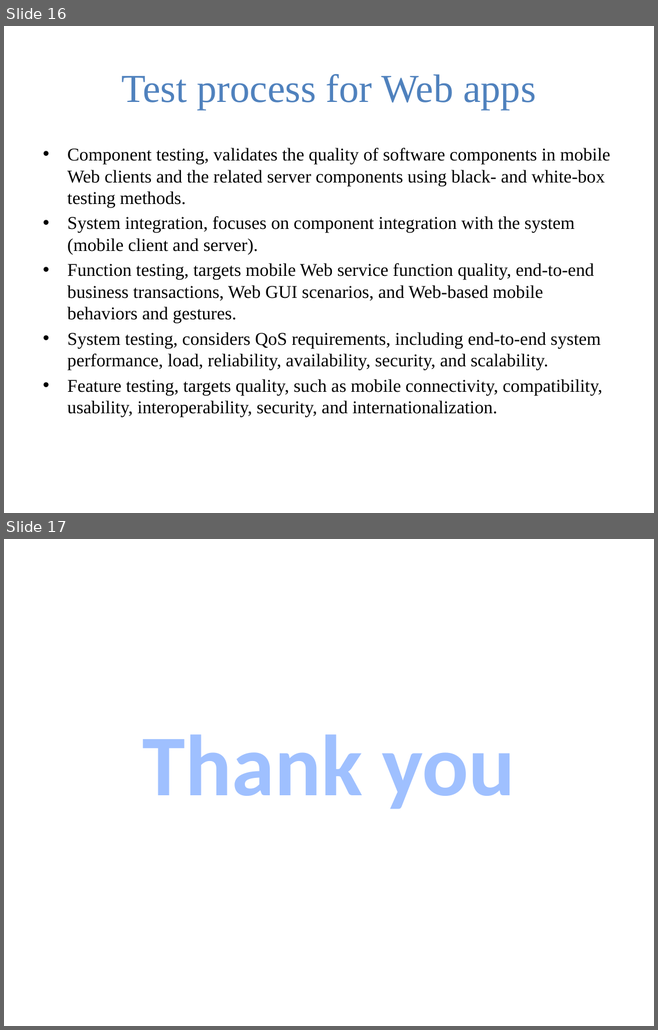
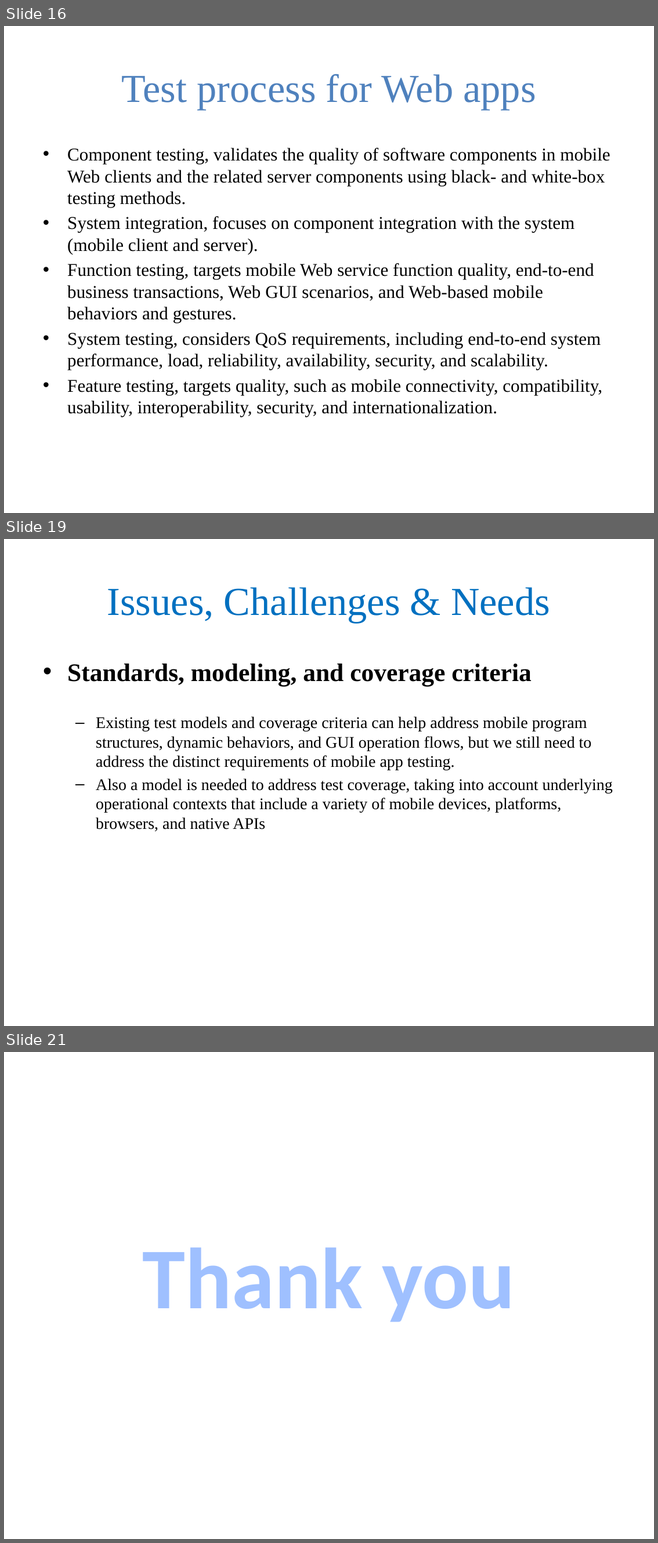
Before and after one commit to chaitumanne/ASE-Presentation, a slide deck: ASE_Mobile_Testing.pptx. Shown one above the other, each under a label of ours: slides 16 and 17 before the commit, slides 16, 19 and 21 after it; the slides between them are not shown. The pictures are 658x1030 and 658x1543 pixels, drawn with LibreOffice and Linux fonts; fonts in the diff are those of the drawing; background and template pictures are left out. Boxes give left, top, right and bottom in pixels: in the first picture for what was removed or moved away, otherwise in the second. Text is boxed around its words. In the diff, an @@ line names an element or a change of style, - is before the commit and + after.

```diff
--- a/ASE_Mobile_Testing.pptx
+++ b/ASE_Mobile_Testing.pptx
@@ slide 19 added at (4, 539, 654, 1026), background picture (left out) @@
@@ title added at (107, 587, 550, 623), 44 pt, text #0070C0 @@
+Issues, Challenges & Needs
@@ text added at (67, 663, 612, 831), 18 pt, text #000000 @@
+• Standards, modeling, and coverage criteria
+  – Existing test models and coverage criteria can help address mobile program structures, dynamic behaviors, and GUI operation flows, but we still need to address the distinct requirements of mobile app testing.
+  – Also a model is needed to address test coverage, taking into account underlying operational contexts that include a variety of mobile devices, platforms, browsers, and native APIs
@@ what was slide 17 is now slide 21 @@
```
Also in this commit, not shown: 6 slides changed, 3 other slides added.
